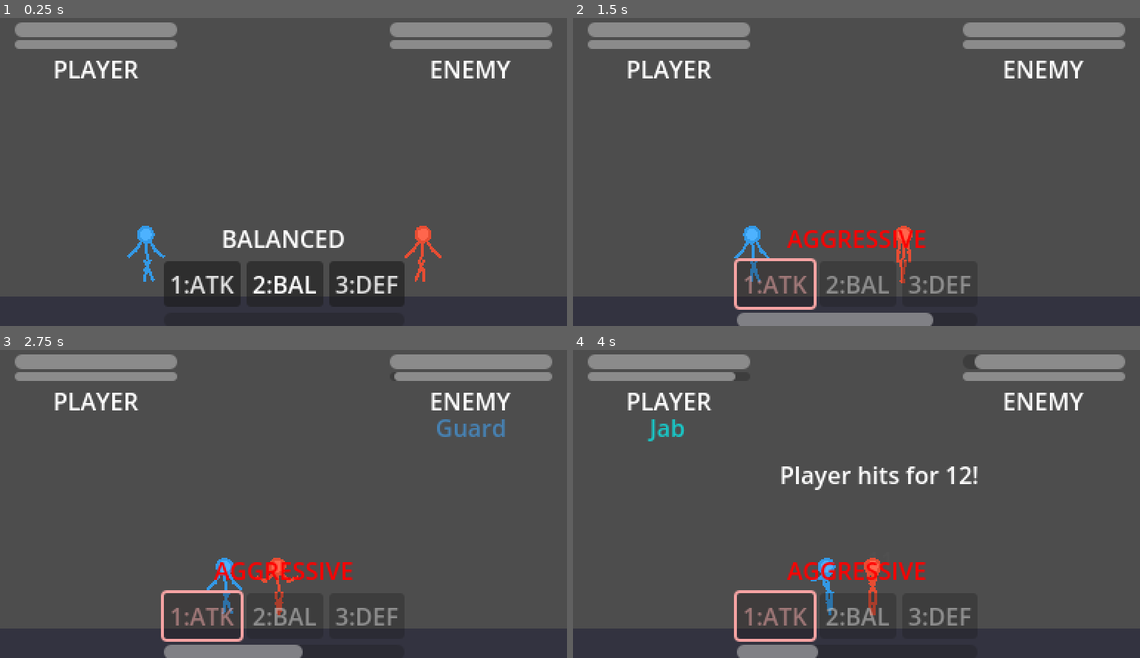
Above: before the commit, frames 1-4 (two rows, left to right).
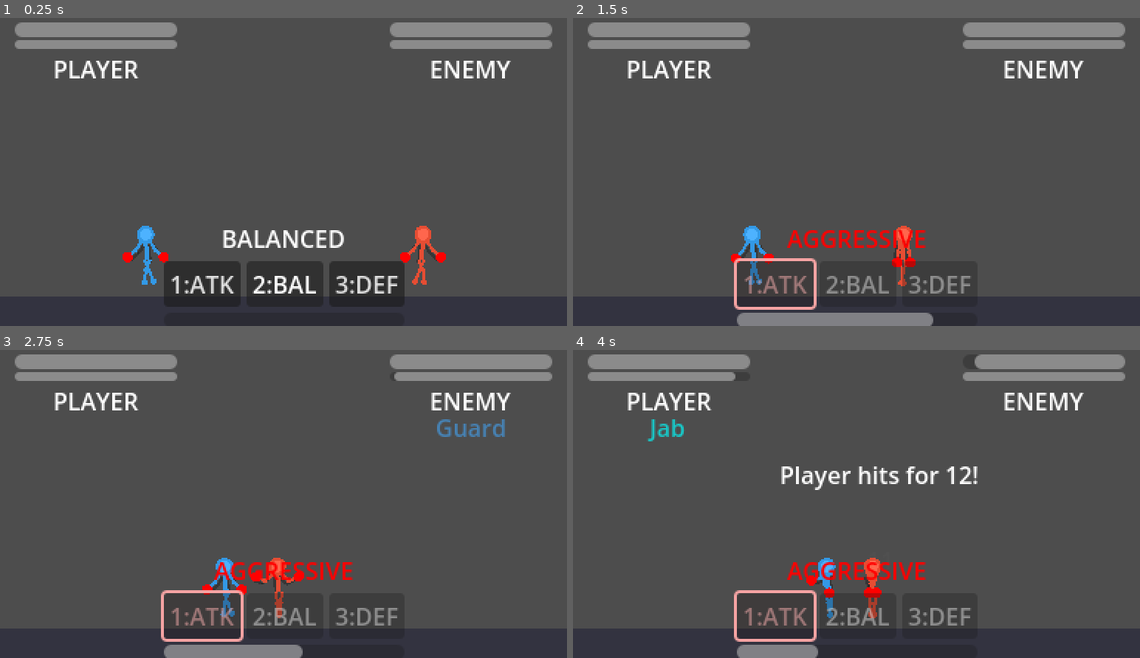
Above: after the commit, the same moments.

Repository: benngaihk/Stancelore
Game: Godot game, scene res://scenes/battle/battle_scene.tscn
The game is run twice, just before and just after one commit, with the same random seed, the same clock (stepped at 60 frames per second) and the same inputs. This scene is started directly instead of the project's main scene.
Inputs (mouse positions are in pixels of both pictures, inside the frame that each line leads up to):
- Up to frame 1 (0.25 s): no input
- Up to frame 2 (1.5 s): click "1:ATK" at 0.5 s; move the mouse to (981, 150) at 1.27 s; hold 1 (coach_aggressive) from 1.28 s (still down)
- Up to frame 3 (2.75 s): move the mouse to (170, 513) at 2.02 s; release 1 (coach_aggressive) at 2.03 s; tap 2 (coach_balanced) at 2.1 s
- Up to frame 4 (4 s): move the mouse to (913, 430) at 2.77 s; hold 3 (coach_defensive) 2.78-3.53 s; move the mouse to (828, 562) at 3.52 s; tap 1 (coach_aggressive) at 3.6 s

The runs differ from the first frame. In frame 1, 0.3% of the frame differs, in the area x 21-79%, y 72-87%; in frame 2, 0.2%; in frame 3, 0.2%; in frame 4, 0.2%.

Commit message:
改进骨架角色的视觉效果
- 添加拳击手套（红色圆圈）
- 添加阴影效果
- 添加受击时的闪白效果
- 绘制脚部和所有关节
- 改进整体视觉层次

https://claude.ai/code/session_01P5YggVmEk9Wvyc8SwaqJvb

Diff:
--- a/scripts/battle/fighter_controller.gd
+++ b/scripts/battle/fighter_controller.gd
@@ -492,6 +492,8 @@
 	_flash_timer = 0.1
 	if visual:
 		visual.color = Color.WHITE
+	if stick_figure and stick_figure.has_method("flash"):
+		stick_figure.flash()
 
 	# Change to hit state
 	change_state(State.HIT)
--- a/scripts/battle/stick_figure.gd
+++ b/scripts/battle/stick_figure.gd
@@ -6,7 +6,12 @@
 # Body part colors
 @export var body_color: Color = Color.WHITE
 @export var head_color: Color = Color.WHITE
+@export var glove_color: Color = Color.RED
 @export var line_width: float = 2.0
+
+# Flash effect
+var flash_timer: float = 0.0
+var is_flashing: bool = false
 
 # Body proportions (relative to scale)
 const HEAD_RADIUS = 5.0
@@ -57,6 +62,9 @@
 
 
 func _process(delta: float) -> void:
+	# Update flash effect
+	_update_flash(delta)
+
 	# Interpolate to target pose
 	if not target_pose.is_empty():
 		_lerp_to_pose(delta)
@@ -115,34 +123,74 @@
 
 
 func _draw() -> void:
+	var draw_color = body_color
+	var head_draw_color = head_color
+
+	# Flash white when hit
+	if is_flashing:
+		draw_color = Color.WHITE
+		head_draw_color = Color.WHITE
+
+	# Draw shadow (offset slightly)
+	var shadow_offset = Vector2(2, 2)
+	var shadow_color = Color(0, 0, 0, 0.3)
+	draw_line(neck_pos + shadow_offset, hip_pos + shadow_offset, shadow_color, line_width)
+	draw_line(left_shoulder + shadow_offset, left_elbow + shadow_offset, shadow_color, line_width)
+	draw_line(left_elbow + shadow_offset, left_hand + shadow_offset, shadow_color, line_width)
+	draw_line(right_shoulder + shadow_offset, right_elbow + shadow_offset, shadow_color, line_width)
+	draw_line(right_elbow + shadow_offset, right_hand + shadow_offset, shadow_color, line_width)
+
+	# Draw legs (behind body)
+	draw_line(left_hip, left_knee, draw_color, line_width)
+	draw_line(left_knee, left_foot, draw_color, line_width)
+	draw_line(right_hip, right_knee, draw_color, line_width)
+	draw_line(right_knee, right_foot, draw_color, line_width)
+
+	# Draw feet
+	draw_circle(left_foot, 2.0, draw_color)
+	draw_circle(right_foot, 2.0, draw_color)
+
+	# Draw torso
+	draw_line(neck_pos, hip_pos, draw_color, line_width + 1)
+
 	# Draw head
-	draw_circle(head_pos, HEAD_RADIUS, head_color)
-	draw_arc(head_pos, HEAD_RADIUS, 0, TAU, 16, body_color, line_width)
-
-	# Draw torso
-	draw_line(neck_pos, hip_pos, body_color, line_width)
+	draw_circle(head_pos, HEAD_RADIUS, head_draw_color)
+	draw_arc(head_pos, HEAD_RADIUS, 0, TAU, 16, draw_color, line_width)
 
 	# Draw arms
-	draw_line(left_shoulder, left_elbow, body_color, line_width)
-	draw_line(left_elbow, left_hand, body_color, line_width)
-	draw_line(right_shoulder, right_elbow, body_color, line_width)
-	draw_line(right_elbow, right_hand, body_color, line_width)
-
-	# Draw legs
-	draw_line(left_hip, left_knee, body_color, line_width)
-	draw_line(left_knee, left_foot, body_color, line_width)
-	draw_line(right_hip, right_knee, body_color, line_width)
-	draw_line(right_knee, right_foot, body_color, line_width)
+	draw_line(left_shoulder, left_elbow, draw_color, line_width)
+	draw_line(left_elbow, left_hand, draw_color, line_width)
+	draw_line(right_shoulder, right_elbow, draw_color, line_width)
+	draw_line(right_elbow, right_hand, draw_color, line_width)
+
+	# Draw boxing gloves (hands)
+	var glove_draw_color = glove_color if not is_flashing else Color.WHITE
+	draw_circle(left_hand, 3.5, glove_draw_color)
+	draw_circle(right_hand, 3.5, glove_draw_color)
 
 	# Draw joints
-	_draw_joint(left_elbow)
-	_draw_joint(right_elbow)
-	_draw_joint(left_knee)
-	_draw_joint(right_knee)
-
-
-func _draw_joint(pos: Vector2) -> void:
-	draw_circle(pos, 1.5, body_color)
+	_draw_joint(left_elbow, draw_color)
+	_draw_joint(right_elbow, draw_color)
+	_draw_joint(left_knee, draw_color)
+	_draw_joint(right_knee, draw_color)
+	_draw_joint(left_shoulder, draw_color)
+	_draw_joint(right_shoulder, draw_color)
+
+
+func _draw_joint(pos: Vector2, color: Color = Color.WHITE) -> void:
+	draw_circle(pos, 1.5, color)
+
+
+func flash() -> void:
+	is_flashing = true
+	flash_timer = 0.1
+
+
+func _update_flash(delta: float) -> void:
+	if is_flashing:
+		flash_timer -= delta
+		if flash_timer <= 0:
+			is_flashing = false
 
 
 func _lerp_to_pose(delta: float) -> void:
